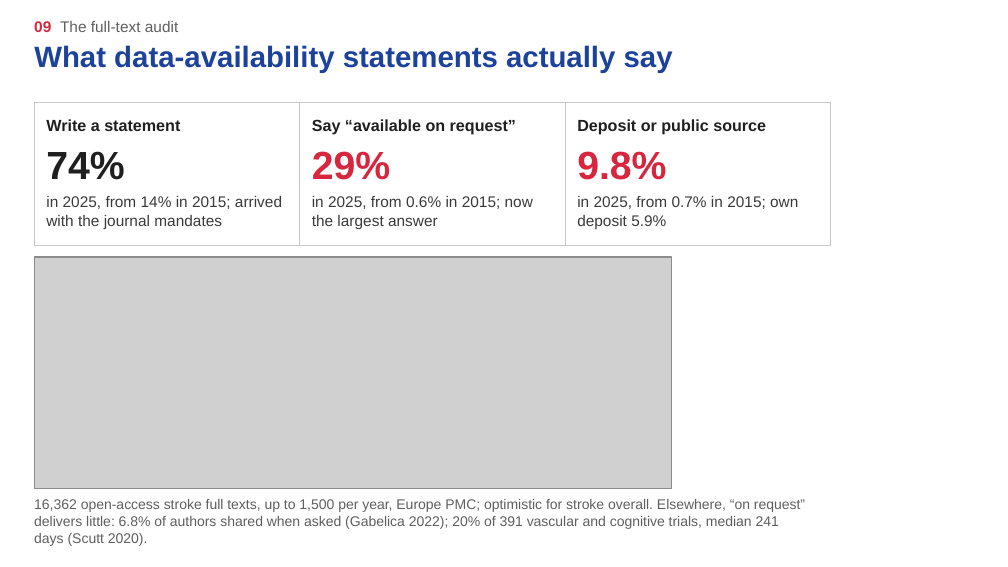
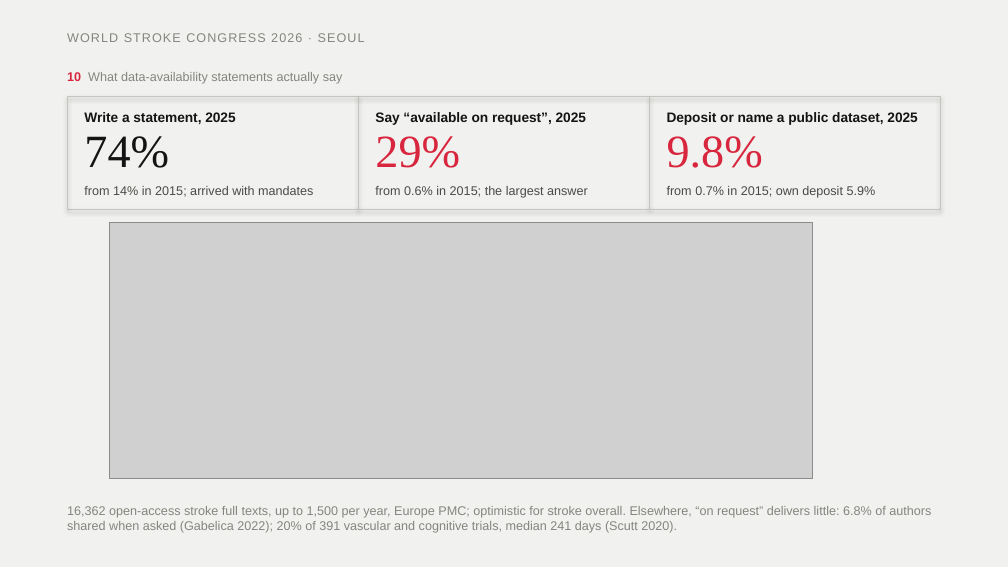
Before and after one commit to Friseeb/stroke_open_science, a slide deck: slide 12 of talk/deck/congress/Fridman_WSC2026_open_science.pptx (slide 11 before the commit). Drawn at 1008x567 pixels with LibreOffice and Linux fonts; fonts in the diff are those of the drawing; grey boxes stand for pictures; background and template pictures are left out. Boxes give left, top, right and bottom in pixels: in the first picture for what was removed or moved away, otherwise in the second. Text is boxed around its words. In the diff, an @@ line names an element or a change of style, - is before the commit and + after.

```diff
--- a/talk/deck/congress/Fridman_WSC2026_open_science.pptx
+++ b/talk/deck/congress/Fridman_WSC2026_open_science.pptx
@@ background picture (left out) to #F1F1EF @@
@@ text removed at bbox=[34, 21, 178, 32] @@
-09 The full-text audit
@@ text added at bbox=[67, 33, 365, 42], 9 pt, text #85857F @@
+WORLD STROKE CONGRESS 2026 · SEOUL
@@ text at bbox=[67, 72, 343, 84]: text changed; size 21 to 9 pt; text colour #1D429C to #85857F; bold off @@
-What data-availability statements actually say
+10 What data-availability statements actually say
@@ rectangle removed at bbox=[34, 103, 299, 246] @@
@@ line added from (68, 97) to (359, 97), #C6C6C1 0.5 pt @@
@@ line added from (68, 97) to (68, 210), #C6C6C1 0.5 pt @@
@@ text added at bbox=[84, 112, 235, 124], 9.8 pt, text #141414, bold @@
+Write a statement, 2025
@@ rectangle removed at bbox=[299, 103, 564, 246] @@
@@ line added from (359, 97) to (359, 210), #C6C6C1 0.5 pt @@
@@ line added from (359, 97) to (650, 97), #C6C6C1 0.5 pt @@
@@ text added at bbox=[375, 112, 586, 125], 9.8 pt, text #141414, bold @@
+Say “available on request”, 2025
@@ rectangle removed at bbox=[565, 103, 831, 246] @@
@@ line added from (649, 97) to (649, 210), #C6C6C1 0.5 pt @@
@@ line added from (650, 97) to (940, 97), #C6C6C1 0.5 pt @@
@@ text added at bbox=[667, 112, 917, 125], 9.8 pt, text #141414, bold @@
+Deposit or name a public dataset, 2025
@@ line added from (940, 97) to (940, 210), #C6C6C1 0.5 pt @@
@@ text added at bbox=[84, 136, 169, 168], 33 pt, text #141414 @@
+74%
@@ text added at bbox=[375, 136, 460, 168], 33 pt, text #D7263D @@
+29%
@@ text added at bbox=[667, 136, 763, 168], 33 pt, text #D7263D @@
+9.8%
@@ text at bbox=[84, 186, 313, 197]: text changed; size 11 to 9 pt; text colour #3A3A3A to #4A4A47 @@
-Write a statement
-74%
-in 2025, from 14% in 2015; arrived with the journal mandates
+from 14% in 2015; arrived with mandates
@@ text at bbox=[375, 186, 588, 198]: text changed; size 11 to 9 pt; text colour #3A3A3A to #4A4A47 @@
-Say “available on request”
-29%
-in 2025, from 0.6% in 2015; now the largest answer
+from 0.6% in 2015; the largest answer
@@ text at bbox=[667, 186, 876, 198]: text changed; size 11 to 9 pt; text colour #3A3A3A to #4A4A47 @@
-Deposit or public source
-9.8%
-in 2025, from 0.7% in 2015; own deposit 5.9%
+from 0.7% in 2015; own deposit 5.9%
@@ line added from (68, 210) to (359, 210), #C6C6C1 0.5 pt @@
@@ picture: place and size @@
-picture at bbox=[34, 257, 671, 489]
+picture at bbox=[109, 223, 812, 479]
@@ line added from (359, 210) to (650, 210), #C6C6C1 0.5 pt @@
@@ line added from (650, 210) to (940, 210), #C6C6C1 0.5 pt @@
@@ text "16,362 open-access stroke full texts, ...": place and size @@
-text "16,362 open-access stroke full texts, ..." at bbox=[34, 499, 805, 546]
+text "16,362 open-access stroke full texts, ..." at bbox=[67, 506, 931, 533]
@@ text "16,362 open-access stroke full texts, ..." at bbox=[67, 506, 931, 533]: size 10 to 9 pt, text colour #5F5F5F to #85857F; line spacing 1 to 11.2pt; vertical alignment bottom to top @@
```
Also in this commit, not shown: 13 other slides changed, 2 slides added, 1 slide removed, 36 other files.
